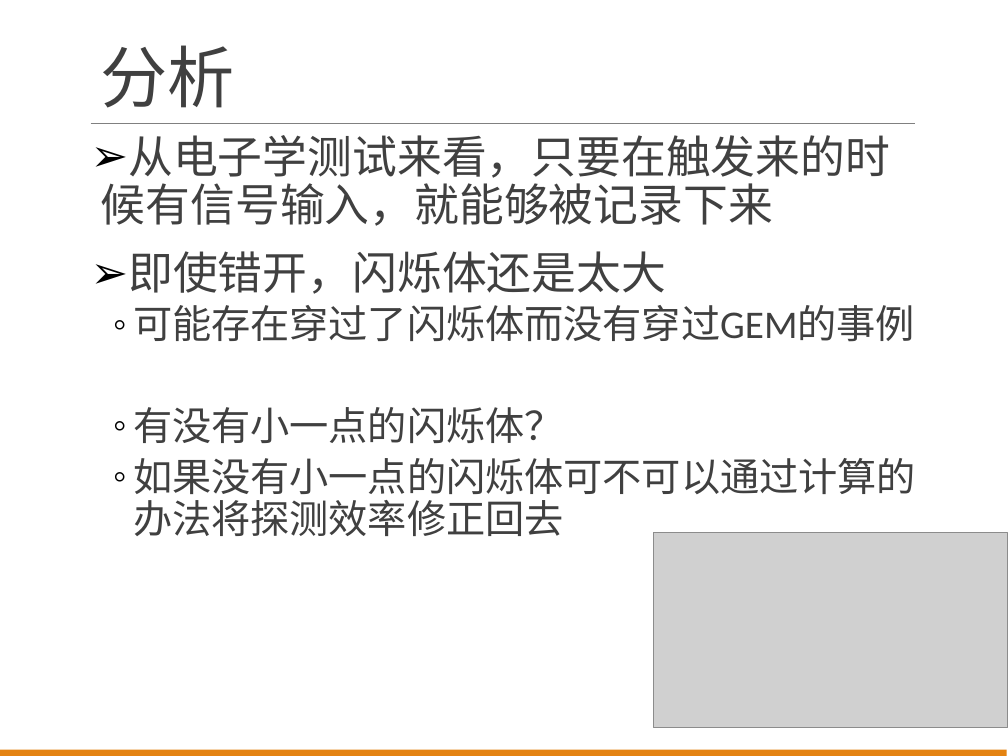
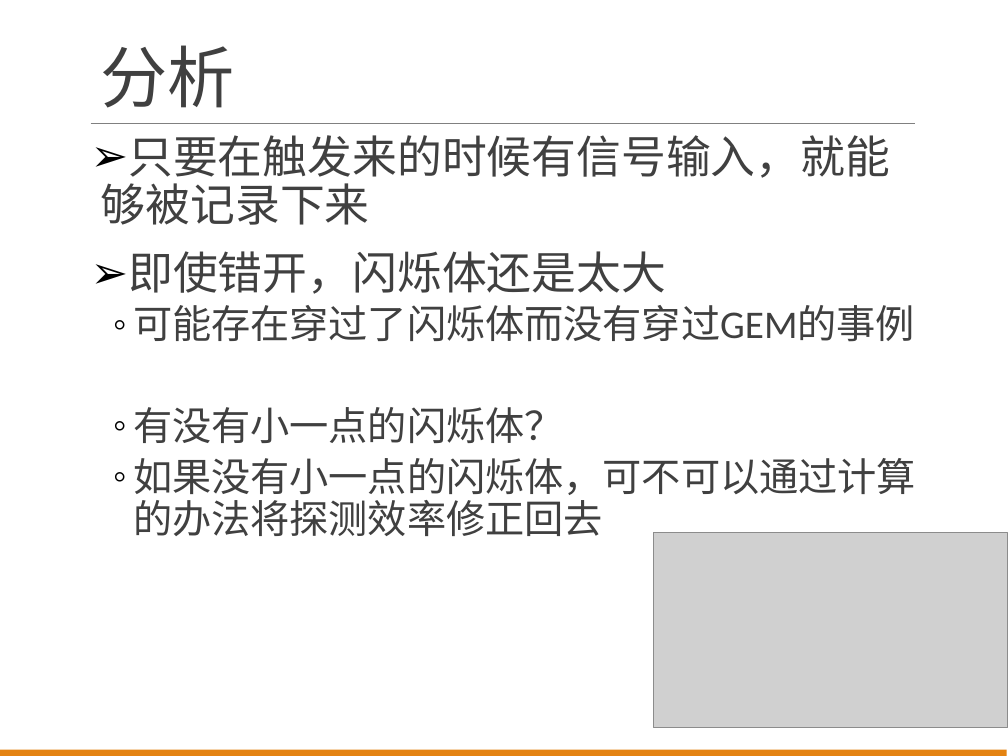
Before and after one commit to wyu0725/SDHCAL_DAQ, a slide deck: slide 8 of Slides/SDHCALReport20170705.pptx. Drawn at 1008x756 pixels with LibreOffice and Linux fonts; fonts in the diff are those of the drawing; grey boxes stand for pictures. Boxes give left, top, right and bottom in pixels: in the first picture for what was removed or moved away, otherwise in the second. Text is boxed around its words. In the diff, an @@ line names an element or a change of style, - is before the commit and + after.

```diff
--- a/Slides/SDHCALReport20170705.pptx
+++ b/Slides/SDHCALReport20170705.pptx
@@ text at [101,135,890,225]: text changed @@
-➢ 从电子学测试来看，只要在触发来的时候有信号输入，就能够被记录下来
+➢ 只要在触发来的时候有信号输入，就能够被记录下来
@@ text at [133,458,916,536]: text changed @@
-  ◦ 如果没有小一点的闪烁体可不可以通过计算的办法将探测效率修正回去
+  ◦ 如果没有小一点的闪烁体，可不可以通过计算的办法将探测效率修正回去
```
Also in this commit, not shown: 1 other slide changed.
